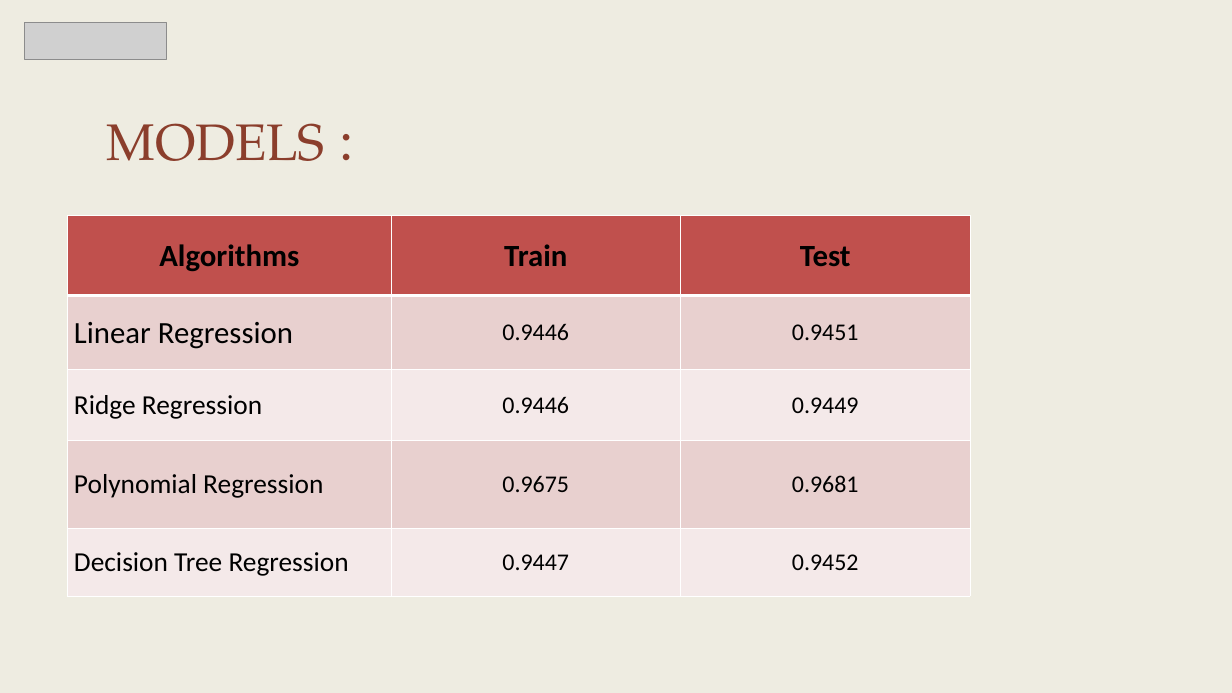
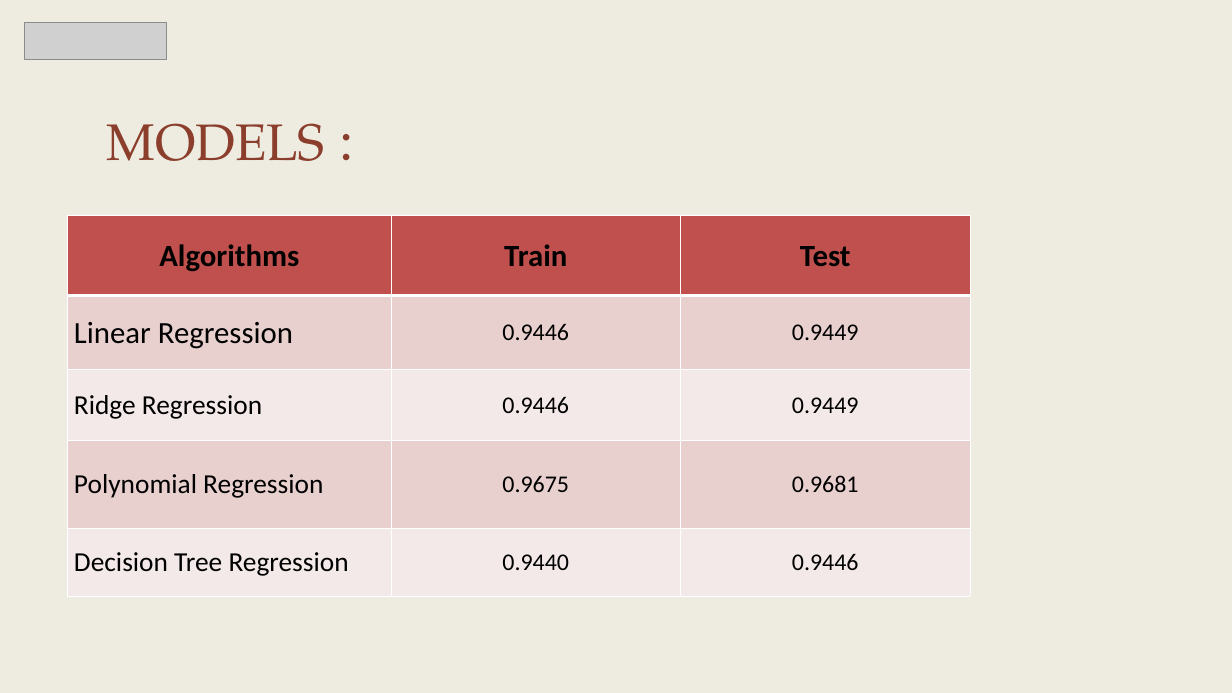
Before and after one commit to Abdulsalalqrni/T5-Regression-Gemstone-Price-prediction, a slide deck: slide 12 of Regression-Presntation.pptx. Drawn at 1232x693 pixels with LibreOffice and Linux fonts; fonts in the diff are those of the drawing; grey boxes stand for pictures. Boxes give left, top, right and bottom in pixels: in the first picture for what was removed or moved away, otherwise in the second. Text is boxed around its words. In the diff, an @@ line names an element or a change of style, - is before the commit and + after.

```diff
--- a/Regression-Presntation.pptx
+++ b/Regression-Presntation.pptx
@@ table at [68, 216, 970, 596] @@
-row 2, column 3: 0.9451
+row 2, column 3: 0.9449
-row 5, column 2: 0.9447
+row 5, column 2: 0.9440
-row 5, column 3: 0.9452
+row 5, column 3: 0.9446
```
Also in this commit, not shown: 1 other slide changed.
